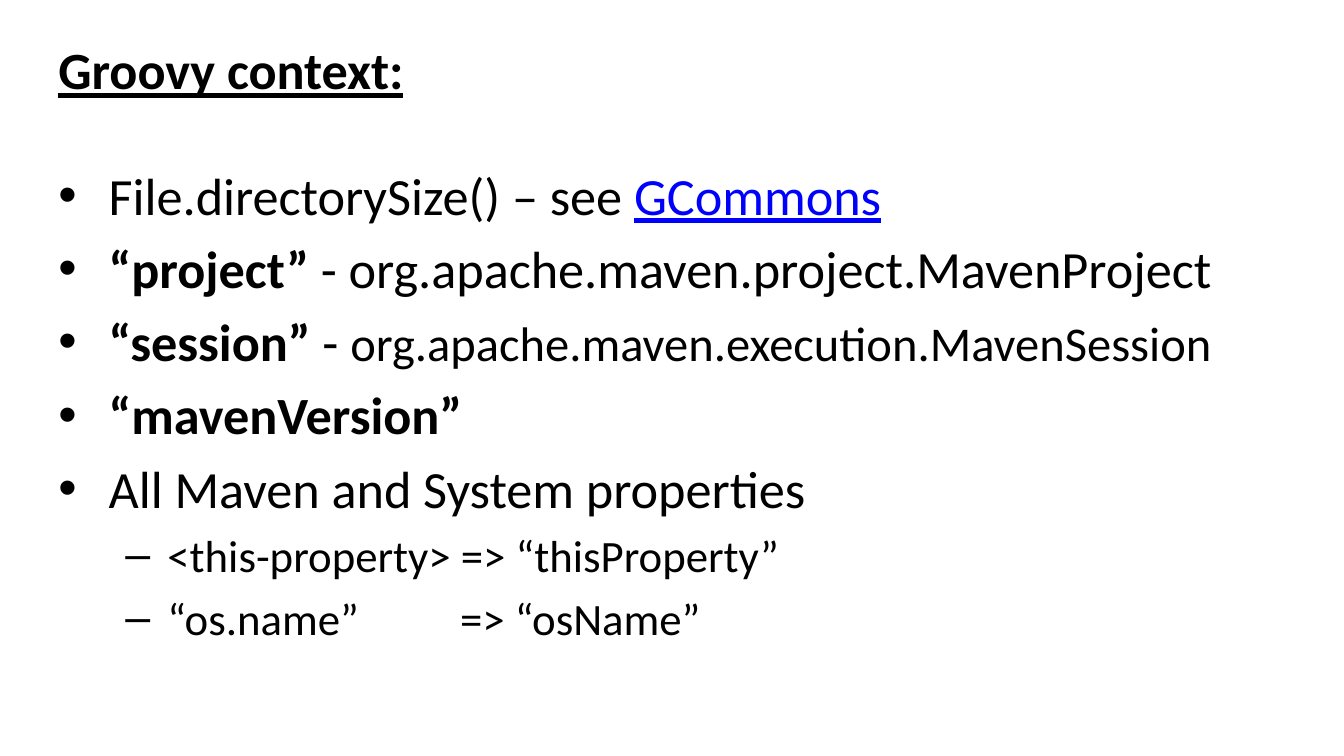
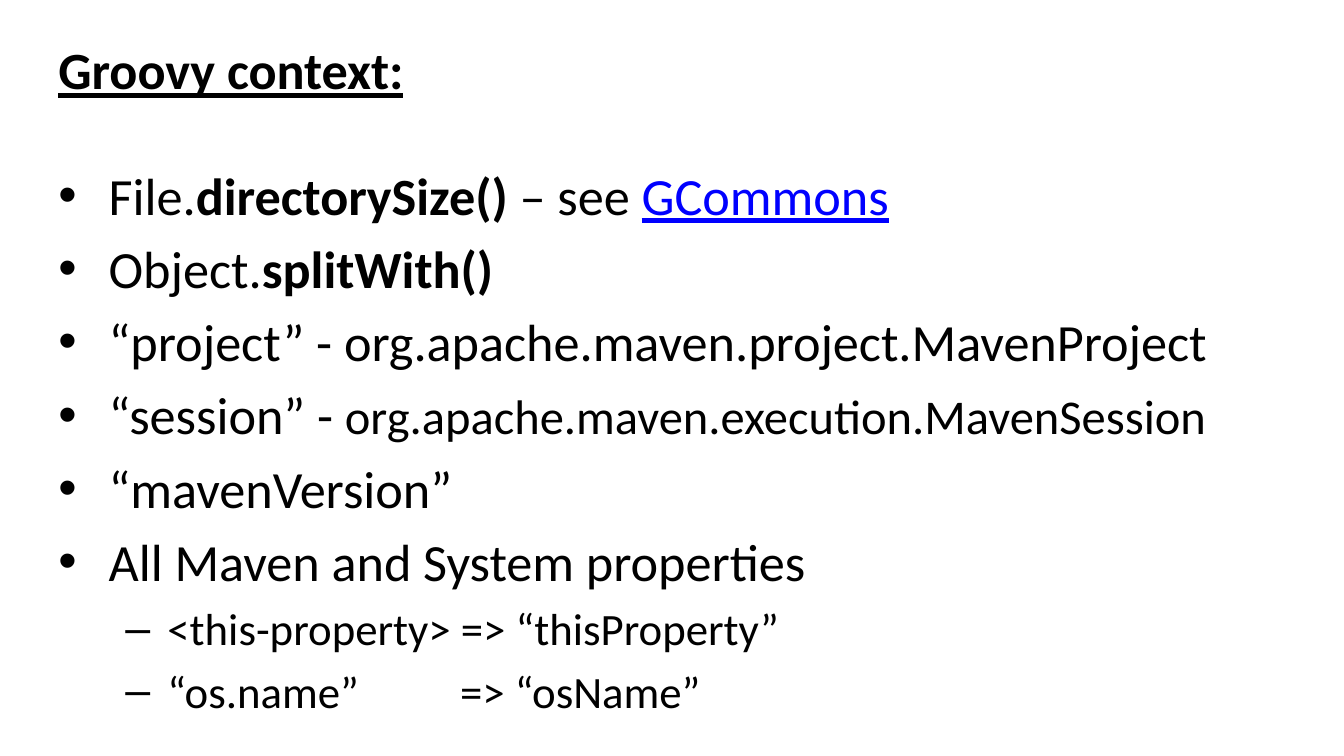
Before and after one commit to evgeny-goldin/maven-plugins, a slide deck: slide 76 of maven-plugins.pptx (slide 63 before the commit). Drawn at 1344x756 pixels with LibreOffice and Linux fonts; fonts in the diff are those of the drawing; background and template pictures are left out. Boxes give left, top, right and bottom in pixels: in the first picture for what was removed or moved away, otherwise in the second. Text is boxed around its words. In the diff, an @@ line names an element or a change of style, - is before the commit and + after.

```diff
--- a/maven-plugins.pptx
+++ b/maven-plugins.pptx
@@ text at [109,176,1207,509]: bold on in "File.directorySize()"; bold off in "“project”", "“session”", "“mavenVersion”" @@
@@ text at [109,249,493,297]: paragraph added @@
+• Object.splitWith()
```
Also in this commit, not shown: 5 other slides changed, 13 slides added.
